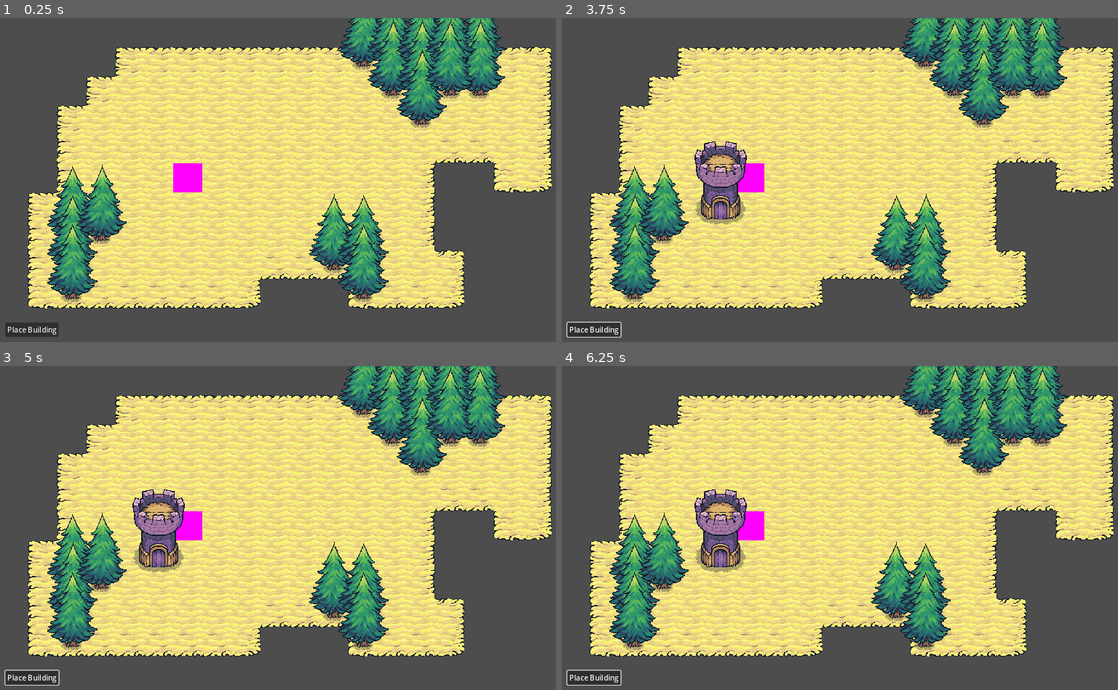
Above: before the commit, frames 1-4 (two rows, left to right).
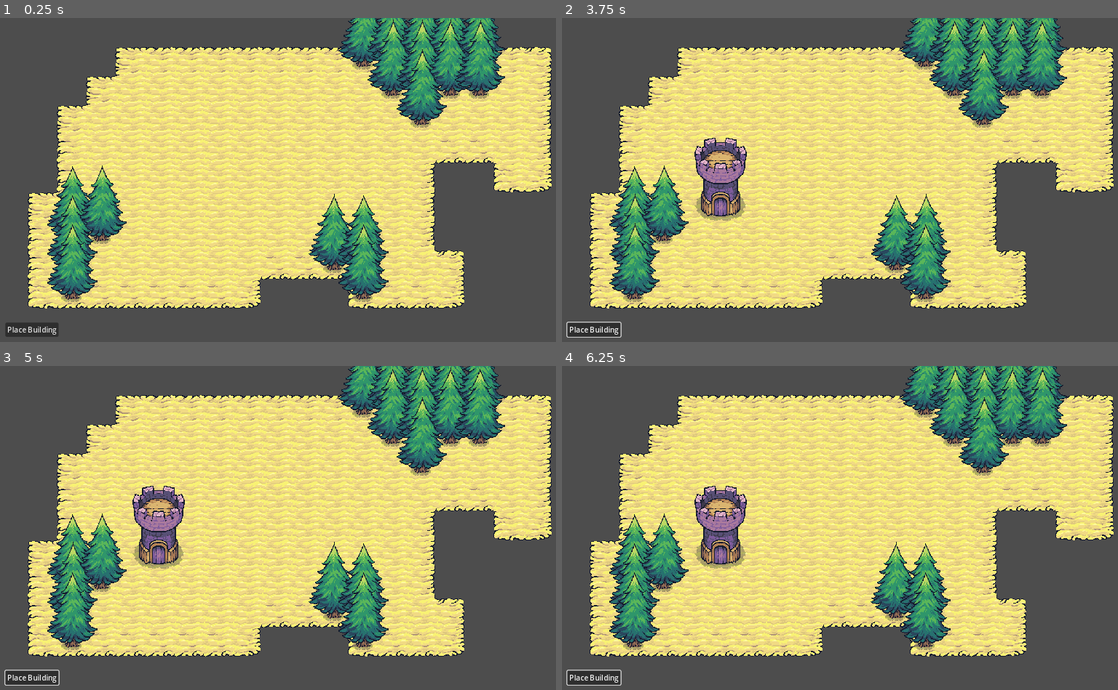
Above: after the commit, the same moments.

Repository: tiannahenrylewis/GodotGridCrashCourse
Game: Godot game, scene res://scenes/main.tscn
The game is run twice, just before and just after one commit, with the same random seed, the same clock (stepped at 60 frames per second) and the same inputs.
Inputs (mouse positions are in pixels of both pictures, inside the frame that each line leads up to):
- Up to frame 1 (0.25 s): no input
- Up to frame 2 (3.75 s): click "Place Building" at 0.5 s; click "Place Building" at 1.25 s; click "Place Building" at 2 s; move the mouse to (979, 163) at 2.77 s; press the mouse at (979, 163) at 2.78 s; move the mouse to (734, 196) at 3.52 s; release the mouse at (734, 196) at 3.53 s; click (734, 196) at 3.6 s
- Up to frame 3 (5 s): move the mouse to (350, 456) at 4.27 s; press the mouse at (350, 456) at 4.28 s
- Up to frame 4 (6.25 s): move the mouse to (823, 596) at 5.02 s; release the mouse at (823, 596) at 5.03 s; click (823, 596) at 5.1 s; move the mouse to (1029, 579) at 5.77 s; press the mouse at (1029, 579) at 5.78 s

The runs differ from the first frame. In frame 1, 0.9% of the frame differs, in the area x 12-90%, y 0-69%; in frame 2, 2.2%; in frame 3, 2.2%, in the area x 12-91%, y 1-70%; in frame 4, 2.2%.

Commit message:
Applying Y-Sorting for Proper Draw Order

Diff:
--- a/godot-grid-crash-course/scenes/building/building.tscn
+++ b/godot-grid-crash-course/scenes/building/building.tscn
@@ -4,11 +4,13 @@
 [ext_resource type="PackedScene" uid="uid://13sfmpb2g07h" path="res://scenes/component/building_component.tscn" id="1_6ro17"]
 
 [node name="Building" type="Node2D"]
+y_sort_enabled = true
 
 [node name="BuildingComponent" parent="." instance=ExtResource("1_6ro17")]
 buildable_raidus = 3
 
 [node name="Sprite2D" type="Sprite2D" parent="."]
+position = Vector2(32, 32)
 texture = ExtResource("1_1dqyi")
 centered = false
-offset = Vector2(-32, -164)
+offset = Vector2(-64, -204)
--- a/godot-grid-crash-course/scenes/main.gd
+++ b/godot-grid-crash-course/scenes/main.gd
@@ -5,6 +5,7 @@
 @onready var gridManager: Node = $GridManager
 @onready var cursor: Sprite2D = $Cursor
 @onready var place_building_button: Button = $PlaceBuildingButton
+@onready var y_sort_root: Node2D = $YSortRoot
 
 var hovered_grid_cell: Vector2i = Vector2i(-1, -1)
 var null_cell_value = Vector2(-10,-10)
@@ -40,7 +41,7 @@
 		return
 
 	var building = building_scene.instantiate() as Node2D
-	add_child(building)
+	y_sort_root.add_child(building)
 
 	building.global_position = hovered_grid_cell * 64
 
--- a/godot-grid-crash-course/scenes/main.tscn
+++ b/godot-grid-crash-course/scenes/main.tscn
@@ -14,17 +14,25 @@
 script = ExtResource("1_i771e")
 building_scene = ExtResource("2_n61k6")
 
-[node name="GridManager" parent="." node_paths=PackedStringArray("highlight_tile_map_layer", "base_terrain_tile_map_layer") instance=ExtResource("3_rokrd")]
-highlight_tile_map_layer = NodePath("../HighlightTileMapLayer")
-base_terrain_tile_map_layer = NodePath("../BaseTerrainTileMapLayer")
+[node name="YSortRoot" type="Node2D" parent="."]
+y_sort_enabled = true
 
-[node name="BaseTerrainTileMapLayer" type="TileMapLayer" parent="."]
+[node name="BaseTerrainTileMapLayer" type="TileMapLayer" parent="YSortRoot"]
+y_sort_enabled = true
 tile_map_data = PackedByteArray("AAAJAAcAAAAGAAEAAAAJAAYAAAAGAAEAAAAJAAUAAAAGAAEAAAAJAAQAAAAGAAEAAAAJAAMAAAAGAAEAAAAIAA …(2080 unchanged characters)…
 tile_set = ExtResource("3_76jer")
 
-[node name="ResourceTileMapLayer" type="TileMapLayer" parent="BaseTerrainTileMapLayer"]
+[node name="ResourceTileMapLayer" type="TileMapLayer" parent="YSortRoot/BaseTerrainTileMapLayer"]
+y_sort_enabled = true
 tile_map_data = PackedByteArray("AAAMAAgAAQAAAAAAAAAMAAkAAQAAAAAAAAALAAgAAQAAAAAAAAAOAAIAAQAAAAAAAAAOAAEAAQAAAAAAAAANAA …(192 unchanged characters)…
 tile_set = ExtResource("3_76jer")
+
+[node name="Base" parent="YSortRoot" instance=ExtResource("6_cdn8a")]
+position = Vector2(384, 320)
+
+[node name="GridManager" parent="." node_paths=PackedStringArray("highlight_tile_map_layer", "base_terrain_tile_map_layer") instance=ExtResource("3_rokrd")]
+highlight_tile_map_layer = NodePath("../HighlightTileMapLayer")
+base_terrain_tile_map_layer = NodePath("../YSortRoot/BaseTerrainTileMapLayer")
 
 [node name="HighlightTileMapLayer" type="TileMapLayer" parent="."]
 modulate = Color(1, 1, 1, 0.443137)
@@ -40,6 +48,3 @@
 offset_right = 132.0
 offset_bottom = 702.0
 text = "Place Building"
-
-[node name="Base" parent="." instance=ExtResource("6_cdn8a")]
-position = Vector2(384, 320)
